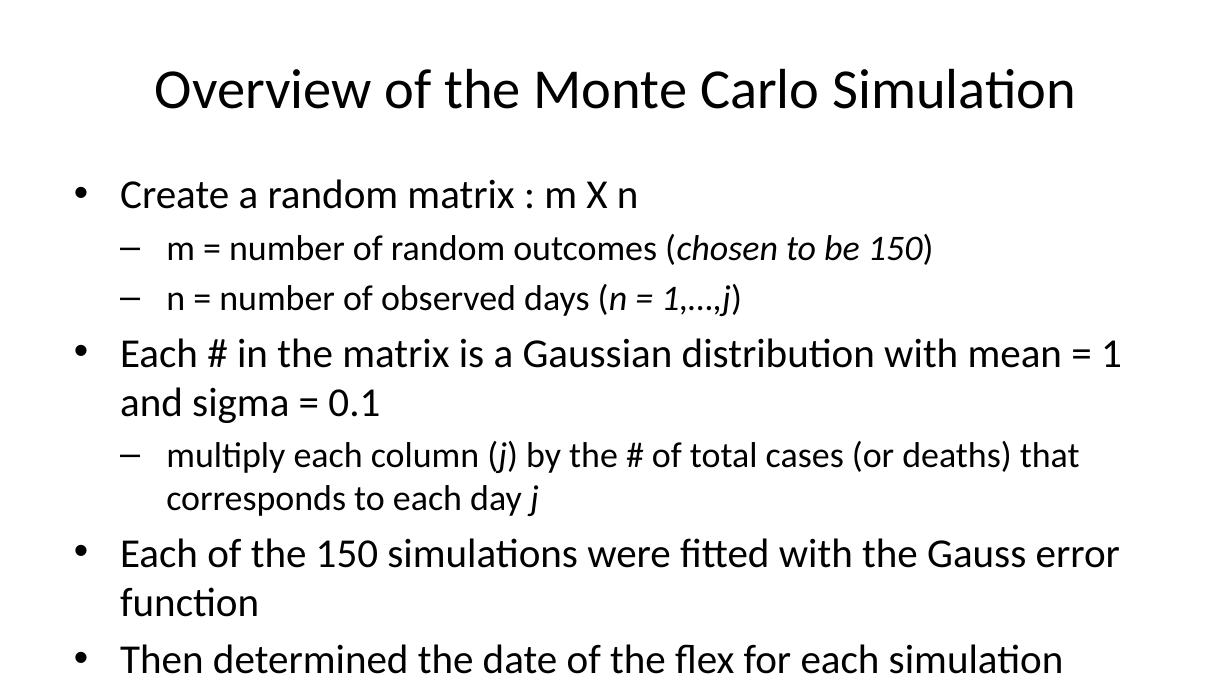
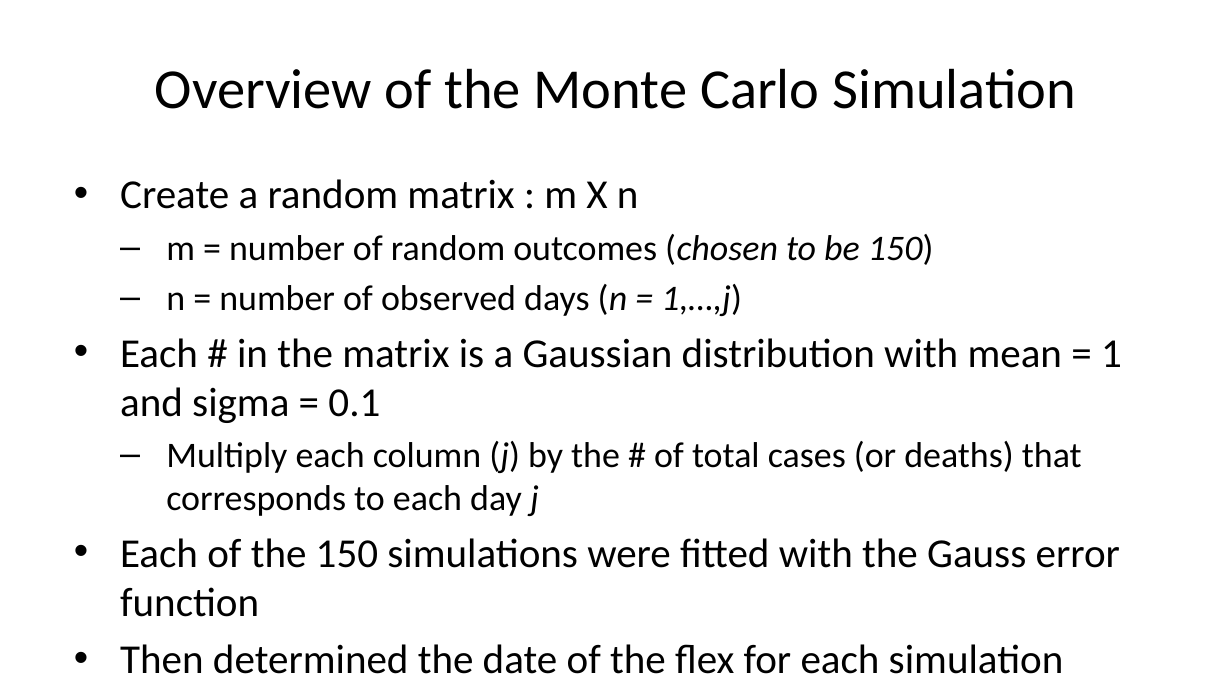
Before and after one commit to austinlackey/covid-simulations, a slide deck: slide 15 of powerpoint.pptx. Drawn at 1232x693 pixels with LibreOffice and Linux fonts; fonts in the diff are those of the drawing. Boxes give left, top, right and bottom in pixels: in the first picture for what was removed or moved away, otherwise in the second. Text is boxed around its words. In the diff, an @@ line names an element or a change of style, - is before the commit and + after.

```diff
--- a/powerpoint.pptx
+++ b/powerpoint.pptx
@@ text at bbox=[166, 441, 1082, 516]: text changed @@
-  – multiply each column (j) by the # of total cases (or deaths) that corresponds to each day j
+  – Multiply each column (j) by the # of total cases (or deaths) that corresponds to each day j
```
Also in this commit, not shown: 1 other file.
